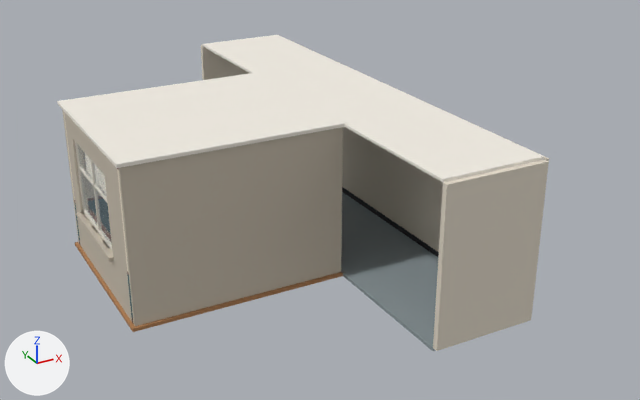
The FBX model Game/Assets/Game/Art/Models/Rooms/RmOfficeShell.fbx: old version first, new version second.
One viewpoint serves both versions: a 50 mm lens placed at (-5.29, -14.08, 7.69), pointed at (1.89, -1.03, 1.16). The lights are fixed; the arrows at lower left show +X, +Y and +Z. The older version comes first. Where no turn or scale is listed for an object, it has been applied to the vertices. Vertices at exactly the same position are counted once.

In view in the first picture: 'Corridor', 'Floor', 'Walls', 'WindowFrame', 'WindowGlass'.
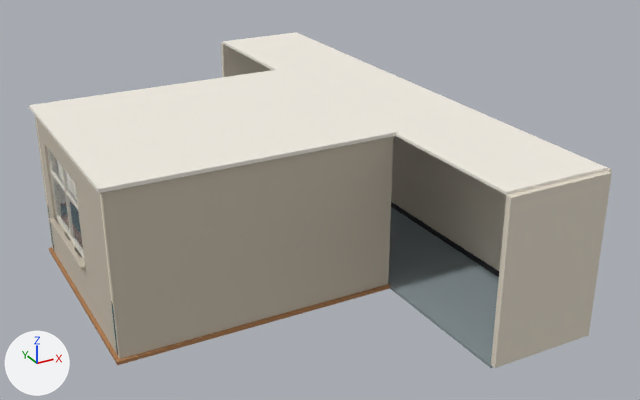
Diff of the bpy script that builds the scene:
```diff
--- a/Game/Assets/Game/Art/Models/Rooms/RmOfficeShell.fbx.py
+++ b/Game/Assets/Game/Art/Models/Rooms/RmOfficeShell.fbx.py
@@ me_floor @@
 # used by ob_floor; location = (0.0, 0.0, 0.0)
-me_floor.from_pydata(...)  # 16 vertices, 12 faces; spans x -2.0..2.0, y -1.8..1.8, z -0.06..2.86
+me_floor.from_pydata(...)  # 16 vertices, 12 faces; spans x -2.5..2.5, y -2.6..1.8, z -0.06..2.86
+# me_floor part 7: the whole mesh is scaled about its middle by (1.25, 1.22, 1), then moved by (0.0, -0.4, 0.0)
 me_floor.materials.append(mat_m_rmflooroak)
@@ me_windowframe @@
 # used by ob_windowframe; location = (0.0, 0.0, 0.0)
-me_windowframe.from_pydata(...)  # 76 vertices, 66 faces; spans x -2.02..-1.74, y -0.86..1.26, z 0.8..2.32
+me_windowframe.from_pydata(...)  # 76 vertices, 66 faces; spans x -2.52..-2.2, y -0.96..1.26, z 0.8..2.32
+# me_windowframe part 8: the loose piece of 24 vertices spanning x -1.9..-1.84, y -0.8..1.2, z 0.86..2.32 is scaled about its middle by (1, 1.05, 1), then moved by (-0.5, -0.05, 0.0)
+# me_windowframe part 9: the loose piece of 8 vertices spanning x -1.89..-1.85, y 0.18..0.23, z 0.86..2.32 is moved by (-0.5, -0.05, 0.0)
+# me_windowframe part 10: the loose piece of 8 vertices spanning x -1.89..-1.85, y -0.8..1.2, z 1.75..1.79 is scaled about its middle by (1, 1.05, 1), then moved by (-0.5, -0.05, 0.0)
+# me_windowframe part 11: the loose piece of 8 vertices spanning x -2.02..-1.87, y -0.84..1.24, z 0.8..0.86 is scaled about its middle by (1, 1.05, 1), then moved by (-0.5, -0.05, 0.0)
+# other edits to the shape of me_windowframe do not show in these pictures
 me_windowframe.materials.append(mat_m_rmframe)
@@ me_walls @@
 # used by ob_walls; location = (0.0, 0.0, 0.0)
-me_walls.from_pydata(...)  # 234 vertices, 264 faces; spans x -1.94..1.94, y -1.74..1.74, z 0.0..2.8
+me_walls.from_pydata(...)  # 234 vertices, 264 faces; spans x -2.44..2.44, y -2.54..1.74, z 0.0..2.8
+# me_walls part 1: the loose piece of 36 vertices spanning x -1.94..1.94, y -1.74..-1.57, z 0.0..2.8 is scaled about its middle by (1.26, 1, 1), then moved by (0.0, -0.8, 0.0)
+# me_walls part 2: the loose piece of 36 vertices spanning x -1.94..1.94, y 1.57..1.74, z 0.0..2.8 is scaled about its middle by (1.26, 1, 1)
+# me_walls part 3: 6 of the vertices in x -1.94..-1.77, y -1.6, z 2.71..2.8 are moved by (-0.5, -0.8, 0.0)
+# me_walls part 4: all 24 vertices in x -1.94..-1.77, y -0.8, z 0.0..2.8 are moved by (-0.5, -0.1, 0.0)
+# me_walls part 5: 42 of the vertices in x -1.94..-1.77, y 1.2..1.6, z 0.0..2.8 are moved by (-0.5, 0.0, 0.0)
+# other edits to the shape of me_walls do not show in these pictures
 me_walls.materials.append(mat_m_rmexterior)
@@ me_corridor @@
 # used by ob_corridor; location = (0.0, 0.0, 0.0)
-me_corridor.from_pydata(...)  # 34 vertices, 36 faces; spans x 1.94..3.94, y -4.7..4.7, z -0.06..2.85
+me_corridor.from_pydata(...)  # 34 vertices, 36 faces; spans x 2.44..4.44, y -5.5..4.7, z -0.06..2.85
+# me_corridor part 6: the whole mesh is multiplied about its middle by the matrix ((1.0, 0.0, 0.0), (0.0, 1.087, 0.0), (0.0, 0.0, 1.0)), then moved by (0.5, -0.4, 0.0)
 me_corridor.materials.append(mat_m_rmcorridorfloor)
@@ me_windowglass @@
 # used by ob_windowglass; location = (0.0, 0.0, 0.0)
-me_windowglass.from_pydata(...)  # 8 vertices, 6 faces; spans x -1.87, y -0.74..1.15, z 0.91..2.27
+me_windowglass.from_pydata(...)  # 8 vertices, 6 faces; spans x -2.37, y -0.84..1.15, z 0.91..2.27
+# me_windowglass part 12: the whole mesh is scaled about its middle by (1, 1.05, 1), then moved by (-0.5, -0.05, 0.0)
 me_windowglass.materials.append(mat_m_rmwindowglass)
```

Location of each change, [x1, y1, x2, y2] in pixels of the pictures (640 x 400 px; the box of a moved part takes in the faces that stretch with it):
'Corridor', reshaped (12% wider, 6% taller): before [201, 35, 549, 351]; after [221, 32, 612, 368]
'Walls', reshaped (28% wider, 13% taller): before [62, 110, 343, 326]; after [34, 114, 393, 359]
'Floor', moved, rescaled (27% wider, 14% taller): before [57, 73, 347, 332]; after [29, 69, 398, 365]
'WindowGlass', moved, rescaled: before [78, 145, 112, 246]; after [49, 150, 84, 254]
'WindowFrame', reshaped: before [75, 142, 114, 261]; after [47, 148, 86, 271]
part 1 of me_walls, moved or reshaped: before [117, 127, 343, 326]; after [100, 136, 393, 359]
part 2 of me_walls, moved or reshaped: before [62, 110, 81, 246]; after [34, 114, 54, 250]
part 3 of me_walls, moved or reshaped: before [102, 153, 132, 321]; after [73, 162, 117, 354]
part 4 of me_walls, moved or reshaped: before [70, 118, 118, 301]; after [41, 123, 90, 309]
part 5 of me_walls, moved or reshaped: before [64, 112, 86, 253]; after [36, 117, 59, 258]
part 8 of me_windowframe, moved or reshaped (mostly hidden): before [75, 142, 112, 250]; after [47, 148, 84, 259]
part 9 of me_windowframe, moved or reshaped (mostly hidden): before [90, 159, 100, 230]; after [62, 167, 72, 238]
part 10 of me_windowframe, moved or reshaped: before [79, 167, 107, 202]; after [51, 172, 78, 210]
part 11 of me_windowframe, moved or reshaped: before [76, 212, 114, 261]; after [49, 217, 86, 271]
